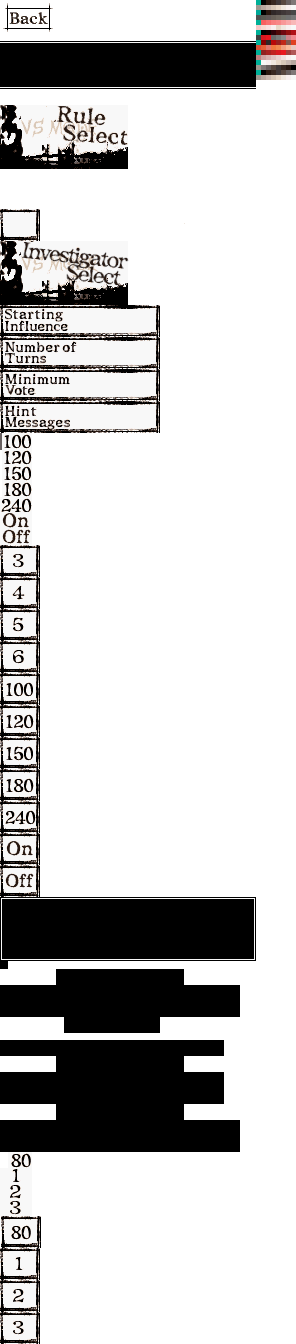
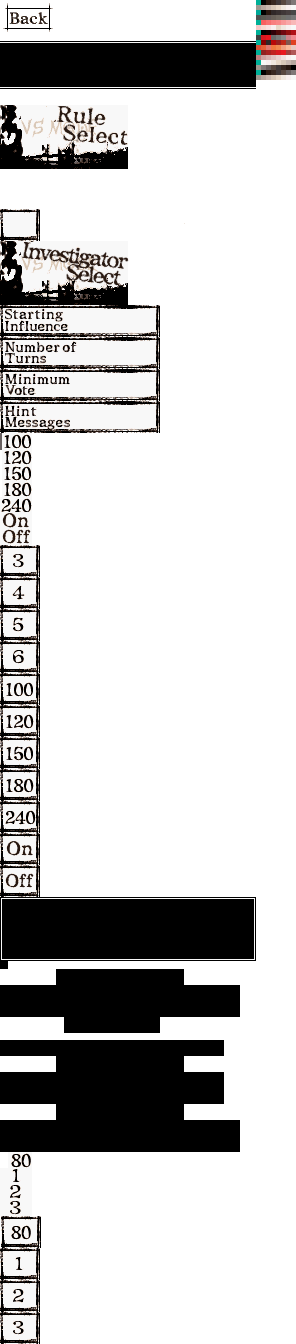
Layers edited between the first and the second (296, 1344) image:
pixels changed over [22, 241, 128, 286] (layer not identified)
